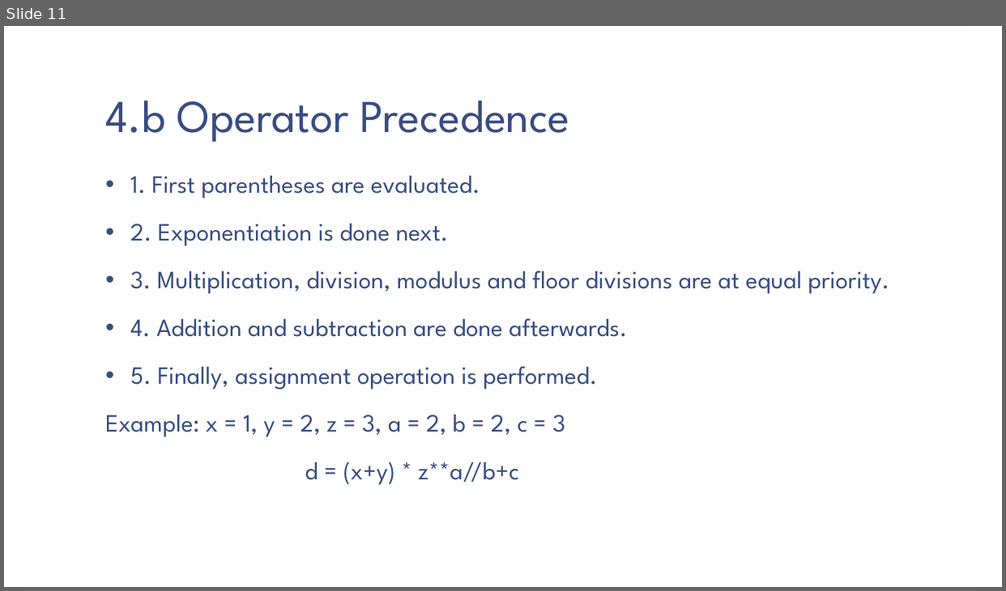
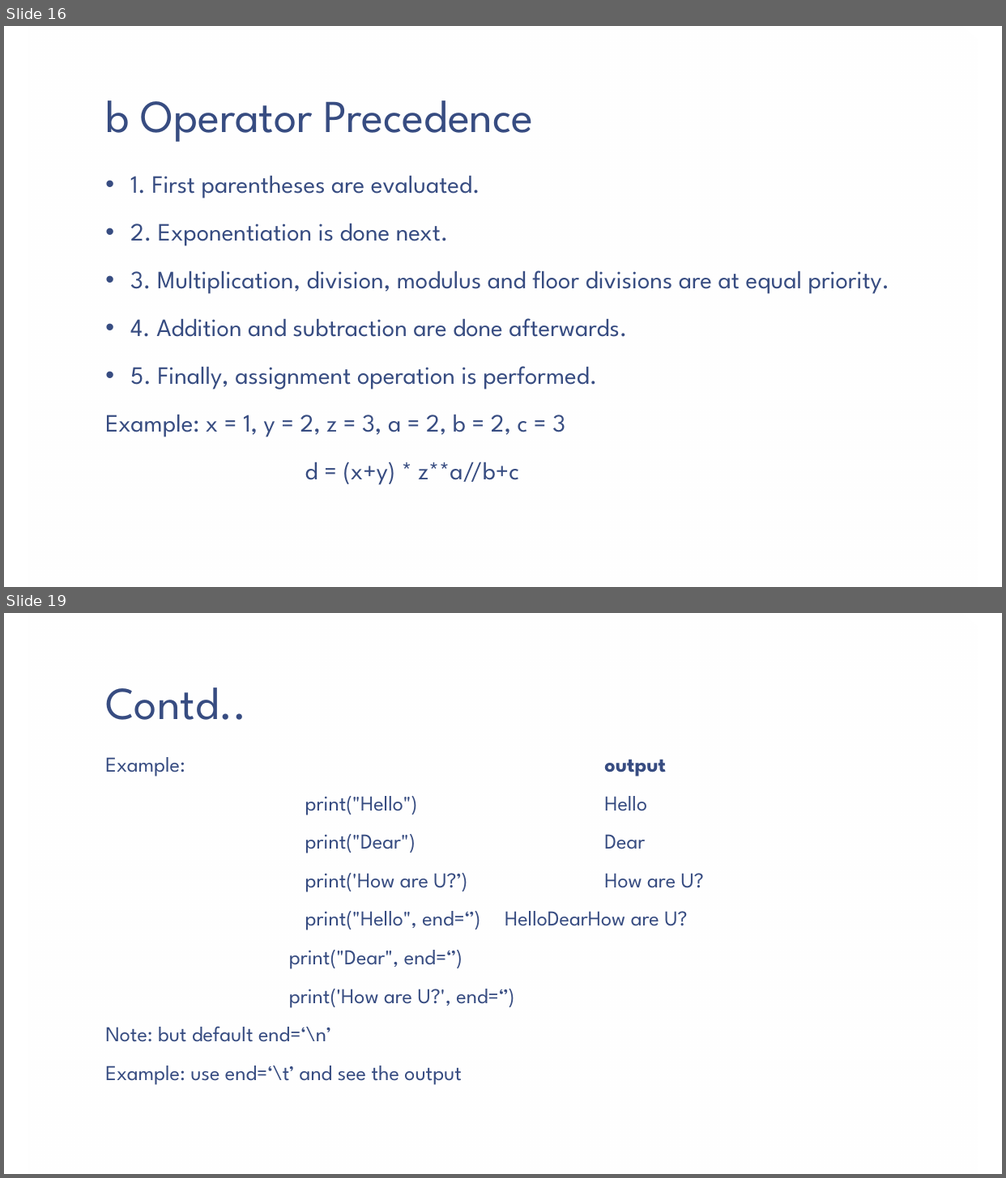
Before and after one commit to vaishnavi-consultants/Computer-Science, a slide deck: Python/Session2/PPT/Python_Fundamentals(Notes).pptx. Shown one above the other, each under a label of ours: slide 11 before the commit, slides 16 and 19 after it; the slides between them are not shown. The pictures are 1006x591 and 1006x1178 pixels, drawn with LibreOffice and Linux fonts; fonts in the diff are those of the drawing; background and template pictures are left out. Boxes give left, top, right and bottom in pixels: in the first picture for what was removed or moved away, otherwise in the second. Text is boxed around its words. In the diff, an @@ line names an element or a change of style, - is before the commit and + after.

```diff
--- a/Python/Session2/PPT/Python_Fundamentals(Notes).pptx
+++ b/Python/Session2/PPT/Python_Fundamentals(Notes).pptx
@@ slide 19 added at box(4, 613, 1002, 1174), background picture (left out); not listed: 1 template element that a slide beside it also shows @@
@@ title added at box(105, 688, 247, 720), 44 pt, text #374C81 @@
+Contd..
@@ text added at box(105, 757, 704, 1085), 20.4 pt, text #374C81 @@
+Example: output
+print("Hello") Hello
+print("Dear") Dear
+print('How are U?’) How are U?
+print("Hello", end=‘’) HelloDearHow are U?
+print("Dear", end=‘’)
+print('How are U?', end=‘’)
+Note: but default end=‘\n’
+Example: use end=‘\t’ and see the output
@@ what was slide 11 is now slide 16 @@
@@ slide 16 changed as well @@
@@ title at box(105, 101, 534, 142): text changed @@
-4.b Operator Precedence
+b Operator Precedence
```
Also in this commit, not shown: 5 other slides changed, 12 other slides added.
